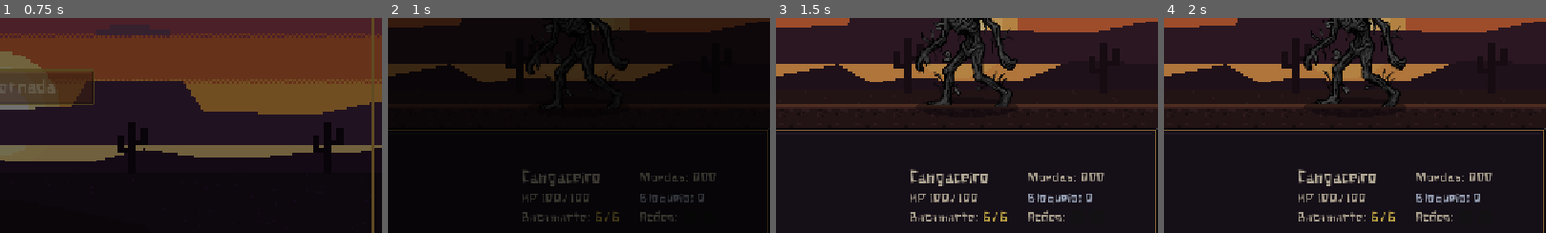
Above: before the commit, frames 1-4 (left to right).
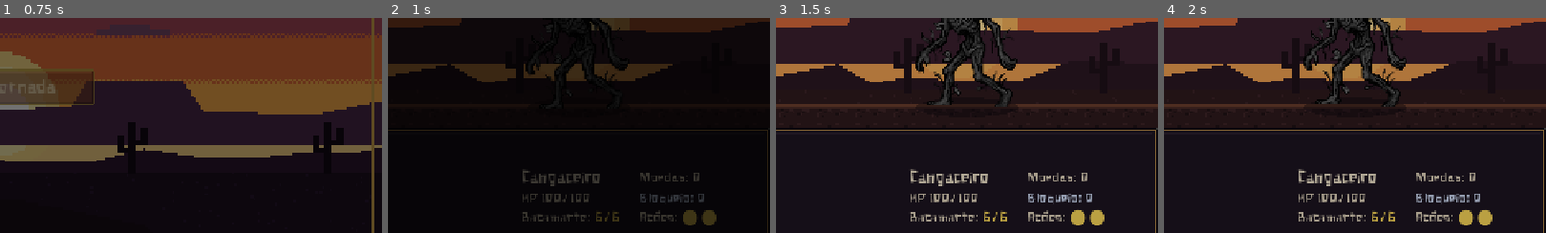
Above: after the commit, the same moments.

Repository: InkoLHP/Peleja
Game: Godot game, scene res://scenes/main_menu.tscn
The game is run twice, just before and just after one commit, with the same random seed, the same clock (stepped at 60 frames per second) and the same inputs.
Inputs (mouse positions are % of the whole screen's width and height, from its top left):
- Up to frame 1 (0.75 s): tap Enter (ui_accept) at 0.5 s; move the mouse to (72, 45) at 0.52 s; hold D (nav_right) from 0.53 s (still down); tap Backspace at 0.6 s; click (72, 45) at 0.67 s
- Up to frame 2 (1 s): keep holding D (nav_right); tap Enter (ui_accept) at 0.77 s
- Up to frame 3 (1.5 s): release D (nav_right) at 1.25 s; drag from (30, 55) to (45, 70) at 1.27 s
- Up to frame 4 (2 s): no input
The pictures show only the part of the screen within x 50-100%, y 36-86%; the shares and areas given below are measured in that part.

Frame 1 is identical in both runs. In frame 2, 0.5% of the frame differs, in the area x 77-86%, y 72-97%; in frame 3, 0.6%; in frame 4, 0.6%.
Error before the commit: Invalid access to property or key 'moedas' on a base object of type 'Node (game_state.gd)'. (res://scripts/combat/combat_manager.gd:216)

Commit message:
Update game_state.gd

Diff:
--- a/game-jam+/scripts/game_state.gd
+++ b/game-jam+/scripts/game_state.gd
@@ -6,6 +6,7 @@
 signal malandragem_changed(current: int, maximum: int)
 signal inventory_changed
 signal run_reset
+signal moedas_changed(current: int)
 
 const SAVE_PATH := "user://save_run.json"
 const DEFAULT_MAX_HP := 100
@@ -20,6 +21,7 @@
 var ammo: int = DEFAULT_MAX_AMMO
 var max_malandragem: int = DEFAULT_MAX_MALANDRAGEM
 var malandragem: int = 0
+var moedas: int = 0
 
 var is_tutorial: bool = true
 
@@ -71,6 +73,19 @@
 	hp = clampi(value, 0, max_hp)
 	hp_changed.emit(hp, max_hp)
 
+func set_moedas(value: int) -> void:
+	moedas = value
+	moedas_changed.emit(moedas)
+
+
+func spend_moedas(amount: int) -> bool:
+	if moedas < amount:
+		return false
+	set_moedas(moedas - amount)
+	return true
+
+func add_moedas(amount: int) -> void:
+	set_moedas(moedas + amount)
 
 func set_ammo(value: int) -> void:
 	ammo = clampi(value, 0, max_ammo)
